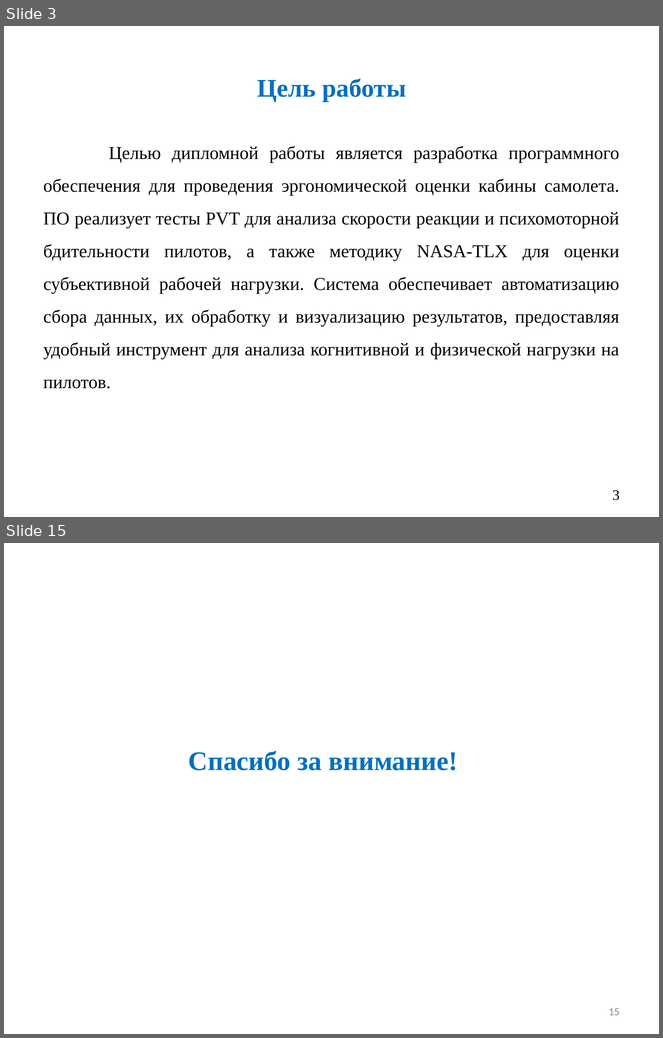
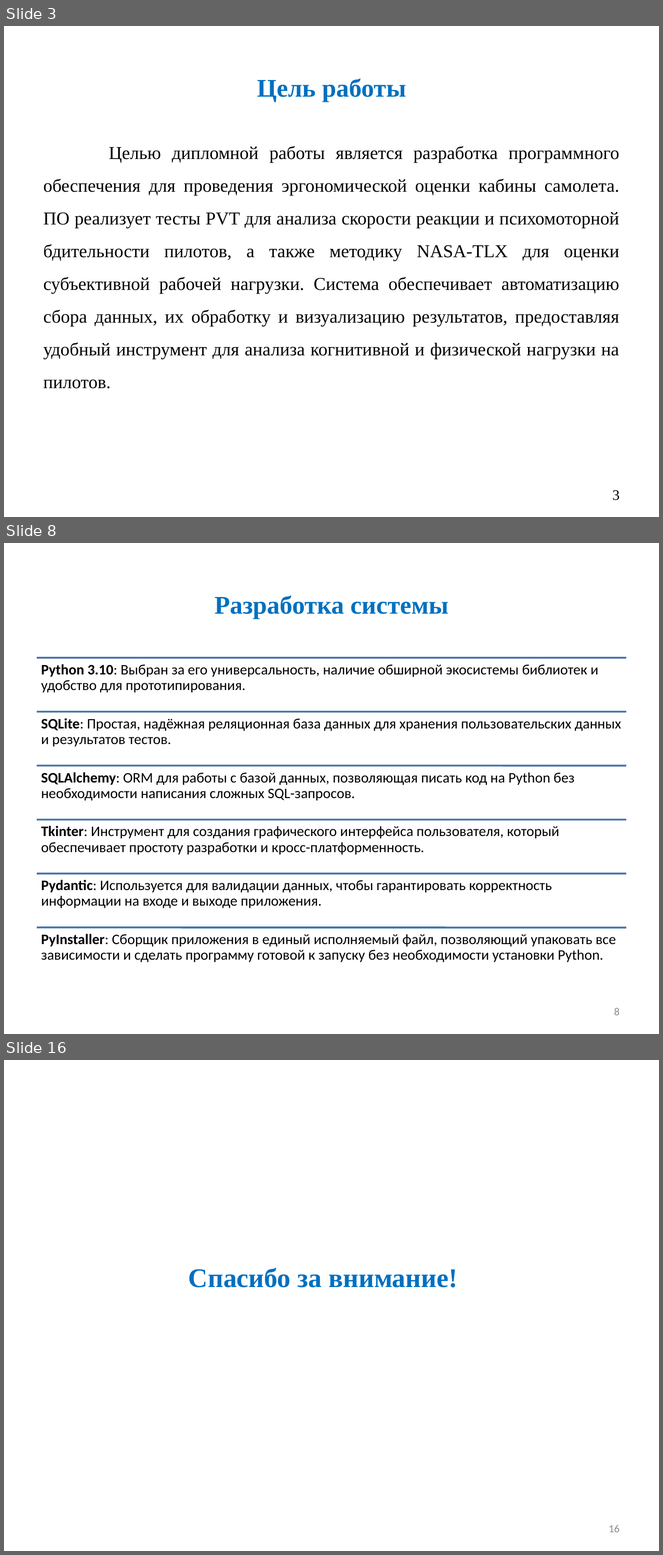
Before and after one commit to Ch1kez/PVT_NASA-TLX, a slide deck: Диплом/Презентация/презентация Курнаев.pptx. Shown one above the other, each under a label of ours: slides 3 and 15 before the commit, slides 3, 8 and 16 after it; the slides between them are not shown. The pictures are 663x1038 and 663x1555 pixels, drawn with LibreOffice and Linux fonts; fonts in the diff are those of the drawing. Boxes give left, top, right and bottom in pixels: in the first picture for what was removed or moved away, otherwise in the second. Text is boxed around its words. In the diff, an @@ line names an element or a change of style, - is before the commit and + after.

```diff
--- a/Диплом/Презентация/презентация Курнаев.pptx
+++ b/Диплом/Презентация/презентация Курнаев.pptx
@@ slide 8 added at [4, 543, 659, 1034], background #FFFFFF @@
@@ title added at [215, 596, 449, 619], 28 pt, text #0070C0, bold @@
+Разработка системы
@@ group added at [37, 657, 626, 963]: 6 lines, 6 texts @@
+Python 3.10: Выбран за его универсальность, наличие обширной экосистемы библиотек и удобство для прототипирования.
+SQLite: Простая, надёжная реляционная база данных для хранения пользовательских данных и результатов тестов.
+SQLAlchemy: ORM для работы с базой данных, позволяющая писать код на Python без необходимости написания сложных SQL-запросов.
+Tkinter: Инструмент для создания графического интерфейса пользователя, который обеспечивает простоту разработки и кросс-платформенность.
+Pydantic: Используется для валидации данных, чтобы гарантировать корректность информации на входе и выходе приложения.
+PyInstaller: Сборщик приложения в единый исполняемый файл, позволяющий упаковать все зависимости и сделать программу готовой к запуску без необходимости установки Python.
@@ page number added at [614, 1008, 620, 1016], 12 pt, text #8C8C8C @@
+8
@@ what was slide 15 is now slide 16 @@
@@ page number at [609, 1525, 620, 1533]: text changed @@
-15
+16
```
Also in this commit, not shown: 5 slides changed, 7 other slides added, 9 slides removed, 1 other file.
